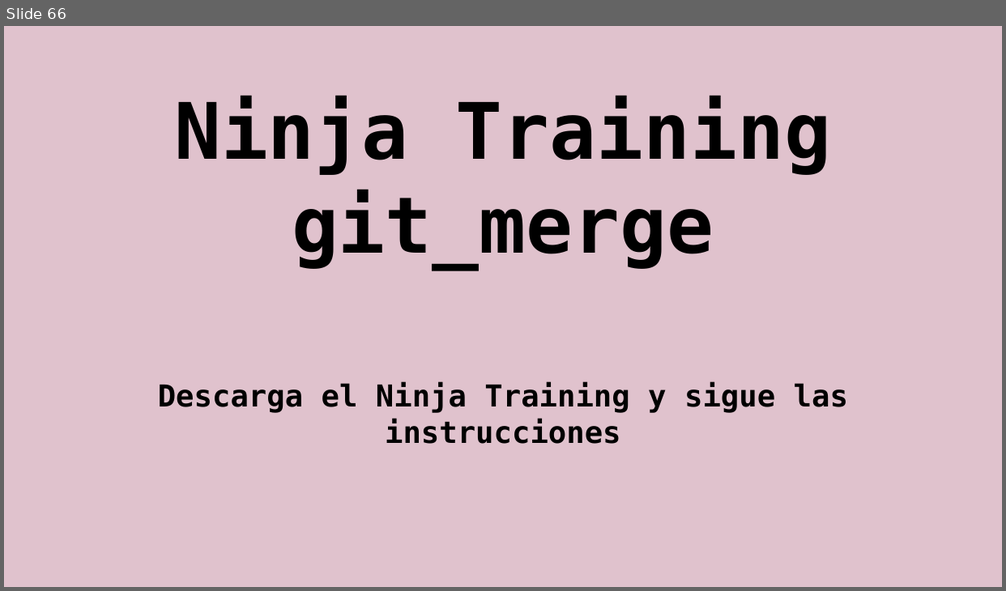
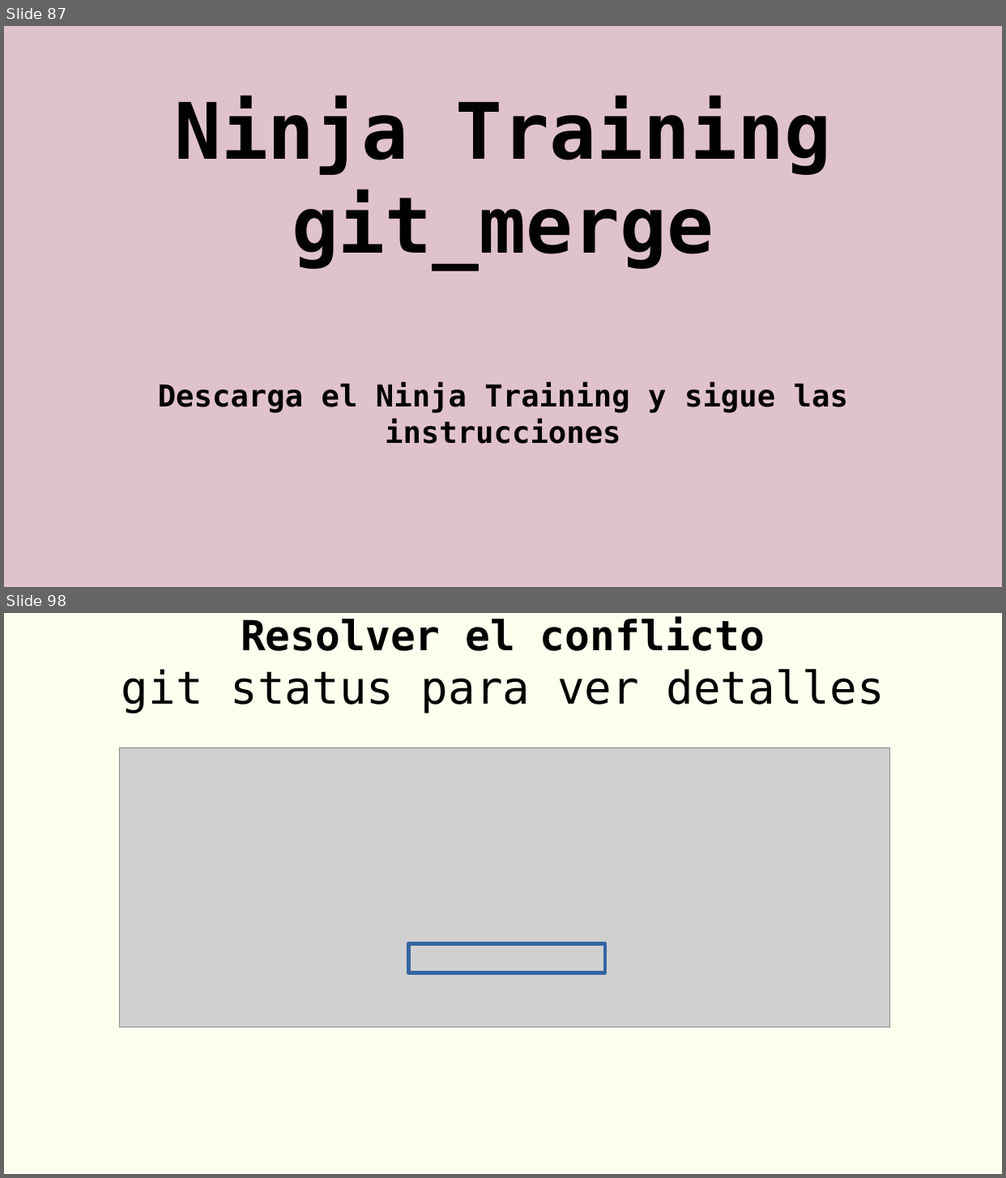
Before and after one commit to rgmf/eed2425, a slide deck: ut/02_control_de_versiones/presentacion/02_git_local.odp. Shown one above the other, each under a label of ours: slide 66 before the commit, slides 87 and 98 after it; the slides between them are not shown. The pictures are 1006x591 and 1006x1178 pixels, drawn with LibreOffice and Linux fonts; fonts in the diff are those of the drawing; grey boxes stand for pictures. Boxes give left, top, right and bottom in pixels: in the first picture for what was removed or moved away, otherwise in the second. Text is boxed around its words. In the diff, an @@ line names an element or a change of style, - is before the commit and + after.

```diff
--- a/ut/02_control_de_versiones/presentacion/02_git_local.odp
+++ b/ut/02_control_de_versiones/presentacion/02_git_local.odp
@@ slide 98 added at bbox=[4, 613, 1002, 1174], background #FFFFF0 @@
@@ title added at bbox=[121, 616, 884, 713], 36 pt, text #000000 @@
+Resolver el conflicto
+git status para ver detalles
@@ picture added at bbox=[120, 748, 890, 1028] @@
@@ rectangle added at bbox=[409, 944, 605, 973], outline #3465A4 3 pt @@
@@ what was slide 66 is now slide 87 @@
```
Also in this commit, not shown: 7 slides changed, 40 other slides added, 24 other files.
